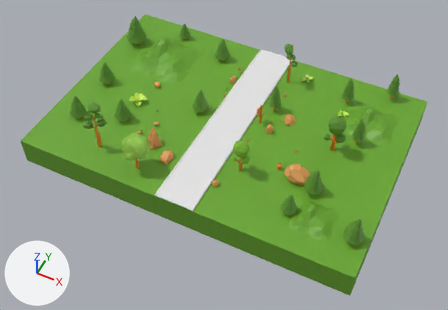
Before and after pictures for a commit that changed the FBX model Assets/[Marathon]/Graphics/3DGraphics/Environment1/FBX/Forest.fbx.
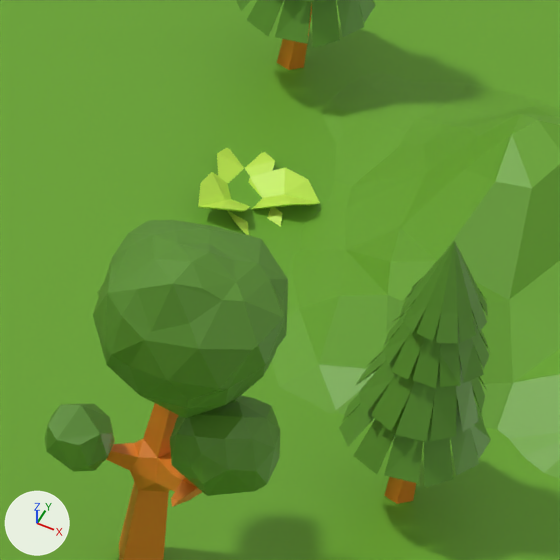
Each version is shown whole from a 50 mm camera at (24.7, -66.4, 56.9) aimed at (1.0, -19.0, -2.3), then close up on the part from 71% to 83% of the width and 31% to 48% of the height. The lights are fixed; the arrows at lower left show +X, +Y and +Z. Where no turn or scale is listed for an object, it has been applied to the vertices. Vertices at the same position are counted once.

Objects in the first close-up: 'Forest'.
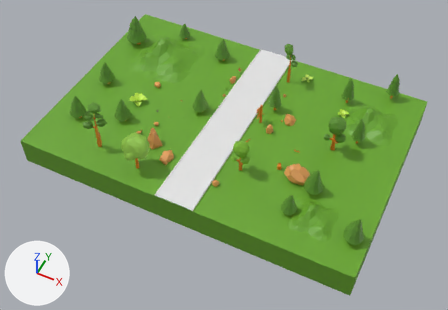
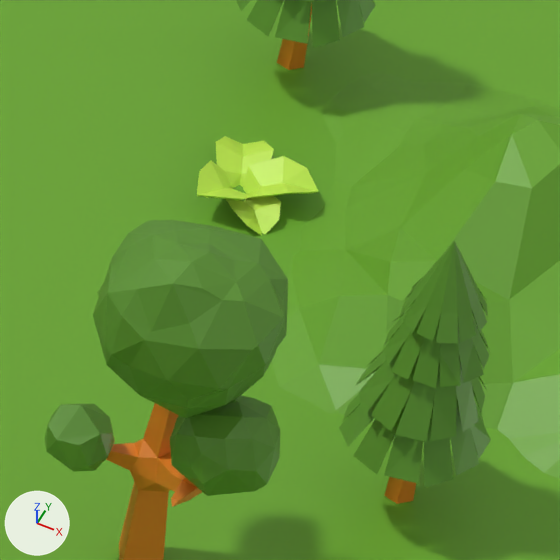
Pixel boxes [x1, y1, x2, y2] of what changed, in the close-ups (560 x 560 px; the box of a moved part takes in the faces that stretch with it):
```json
{"part": 1, "of": "me_plane_001", "change": "moved or reshaped", "before": [198, 148, 320, 235], "after": [197, 136, 319, 236]}
```

Scene script edits in JSON lines:
```json
{"block": "me_plane_001", "where": "# used by ob_forest; location = (0.0, 0.0, 0.0)"}
{"op": "remove", "block": "me_plane_001", "code": "me_plane_001.from_pydata(...)  # 6739 vertices, 9459 faces; spans x -22.1..21.9, y -30.0..0.0, z -3.9..6.5"}
{"op": "add", "block": "me_plane_001", "code": "me_plane_001.from_pydata(...)  # 6819 vertices, 9539 faces; spans x -22.1..21.9, y -30.0..0.0, z -3.9..6.5"}
{"block": "me_plane_001", "change": "me_plane_001 part 1"}
{"block": "me_plane_001", "change": "8 vertices are removed from x 12.4..13.0, y -8.0..-7.4, z -0.4..-0.2"}
{"block": "me_plane_001", "change": "72 faces are deleted"}
{"block": "me_plane_001", "change": "20 vertices in x 12.1..13.4, y -8.0..-6.8, z -0.3..0.1 move by (-0.1, 0.0, 0.2)"}
{"block": "me_plane_001", "change": "15 vertices in x 12.0..13.3, y -8.1..-6.8, z -0.4..0.1 move by (0.0, 0.0, 0.2)"}
{"block": "me_plane_001", "change": "14 vertices in x 12.0..13.1, y -8.1..-6.6, z -0.3..0.2 move by (0.0, 0.0, 0.1)"}
{"block": "me_plane_001", "change": "10 vertices in x 12.0..13.4, y -7.8..-6.6, z -0.3..0.0 move by (-0.1, 0.0, 0.1)"}
{"block": "me_plane_001", "change": "5 vertices in x 12.0..13.1, y -8.0..-6.8, z -0.2..0.1 move by (0.0, 0.1, 0.1)"}
{"block": "me_plane_001", "change": "5 vertices in x 12.5..12.8, y -8.1..-6.7, z -0.4..0.1 move by (-0.1, 0.1, 0.2)"}
{"block": "me_plane_001", "change": "13 vertices move from x 12.2..12.8, y -7.8..-7.0, z -0.4..-0.1 to x 12.3..13.0, y -8.0..-6.9, z -0.3..0.0"}
{"block": "me_plane_001", "change": "8 vertices are added at x 12.1..12.7, y -7.7..-7.3, z -0.2..0.1"}
{"block": "me_plane_001", "change": "72 new faces join them, mat_material_002 (picture img_hyperbox_palette_01_png)"}
```
